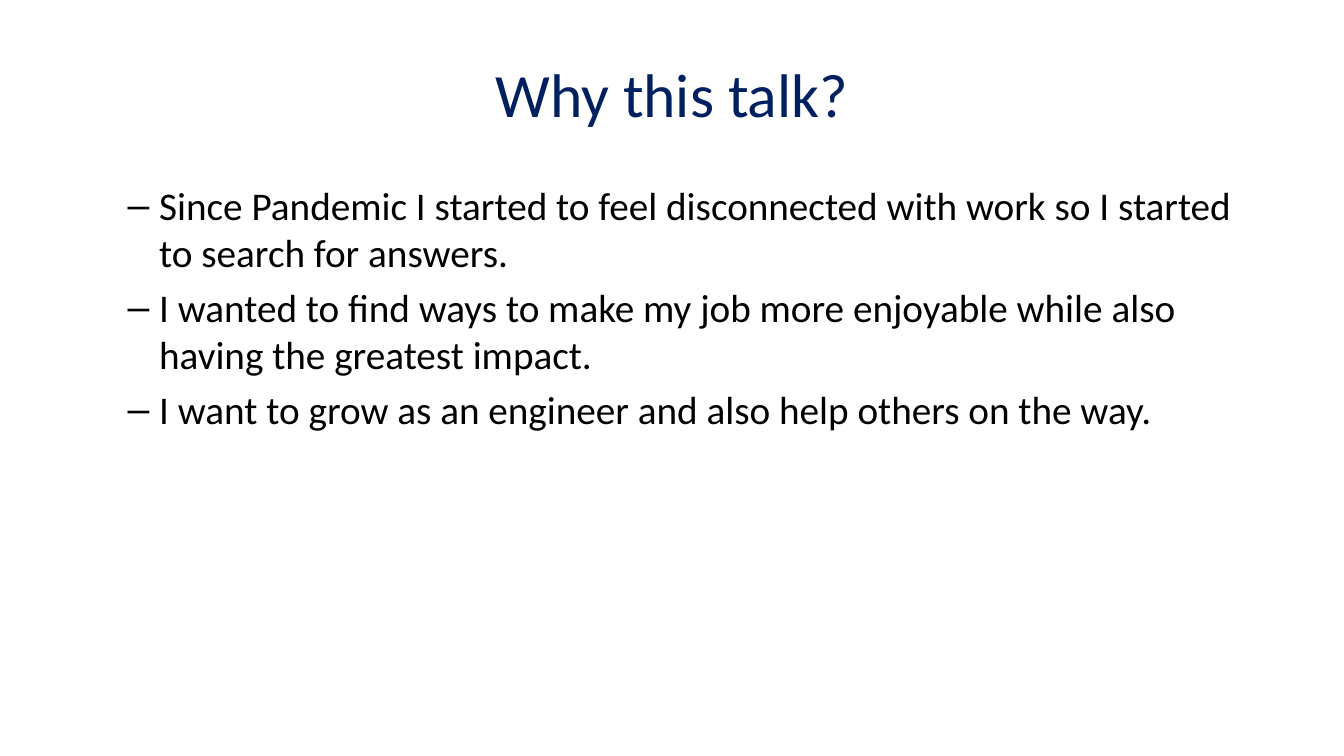
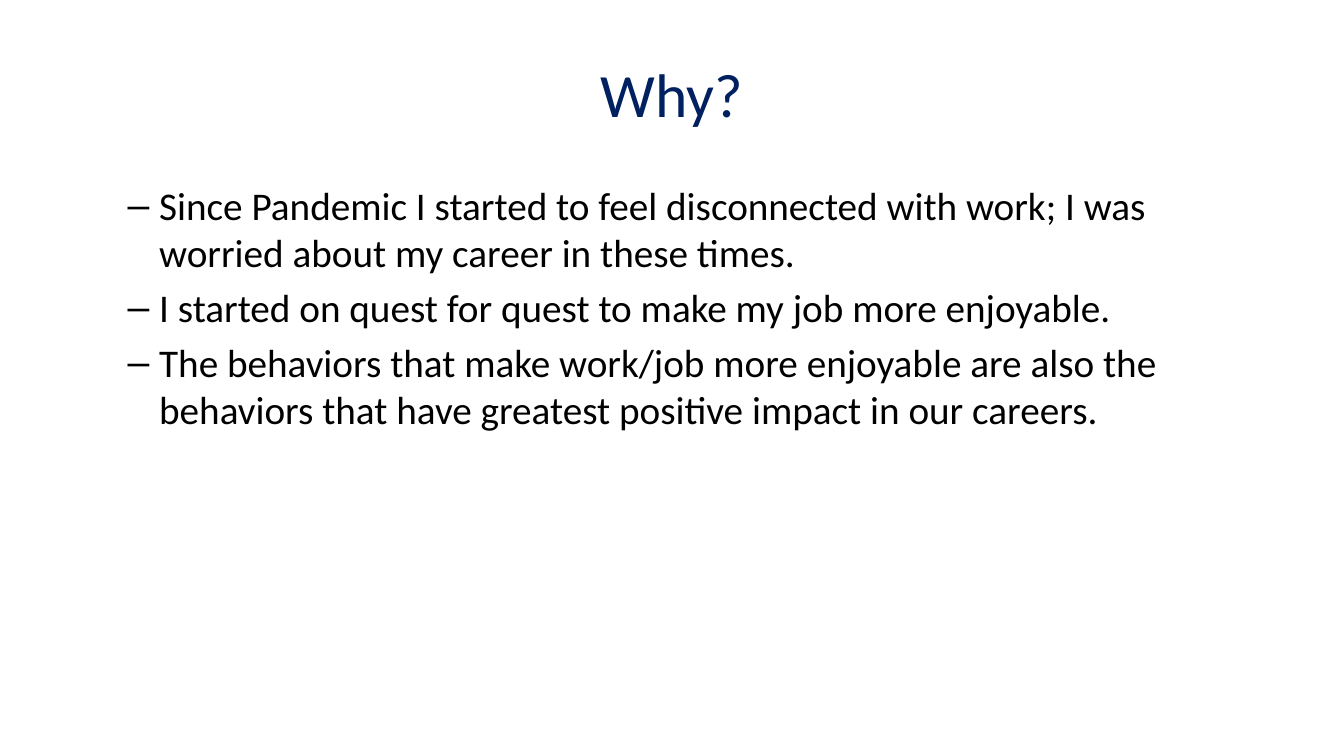
Before and after one commit to masters3d/ingenio, a slide deck: slide 2 of presentation/render/career_behaviors.pptx. Drawn at 1344x756 pixels with LibreOffice and Linux fonts; fonts in the diff are those of the drawing. Boxes give left, top, right and bottom in pixels: in the first picture for what was removed or moved away, otherwise in the second. Text is boxed around its words. In the diff, an @@ line names an element or a change of style, - is before the commit and + after.

```diff
--- a/presentation/render/career_behaviors.pptx
+++ b/presentation/render/career_behaviors.pptx
@@ title at bbox=[601, 74, 743, 127]: text changed @@
-Why this talk?
+Why?
@@ text at bbox=[159, 192, 1156, 431]: text changed @@
-  – Since Pandemic I started to feel disconnected with work so I started to search for answers.
-  – I wanted to find ways to make my job more enjoyable while also having the greatest impact.
-  – I want to grow as an engineer and also help others on the way.
+  – Since Pandemic I started to feel disconnected with work; I was worried about my career in these times.
+  – I started on quest for quest to make my job more enjoyable.
+  – The behaviors that make work/job more enjoyable are also the behaviors that have greatest positive impact in our careers.
```
Also in this commit, not shown: 7 other slides changed, 16 slides added, 5 slides removed, 7 other files.
